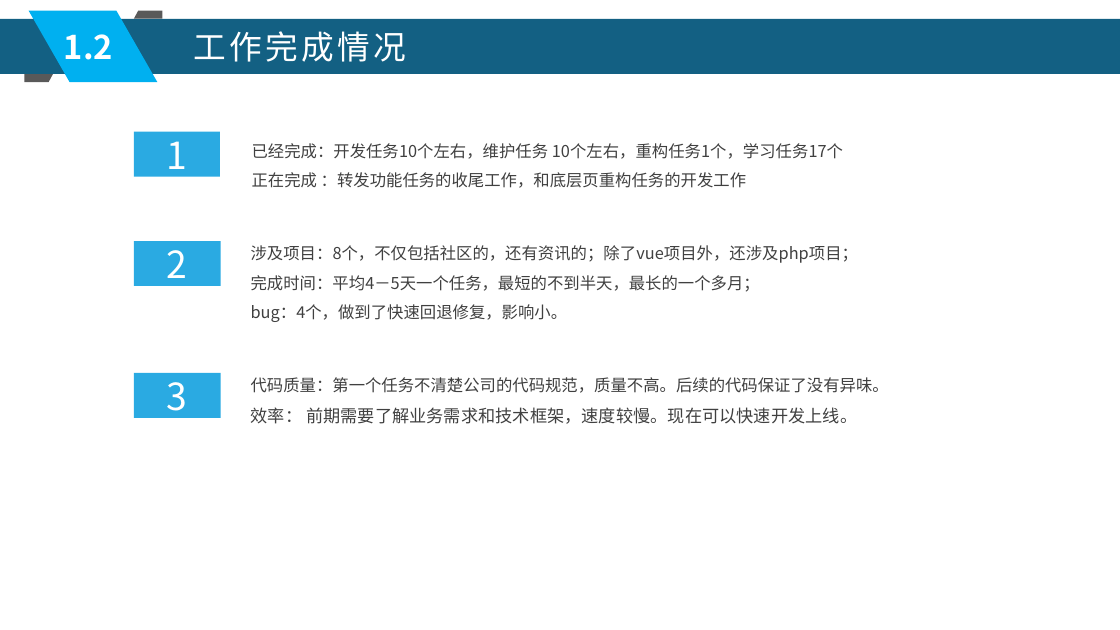
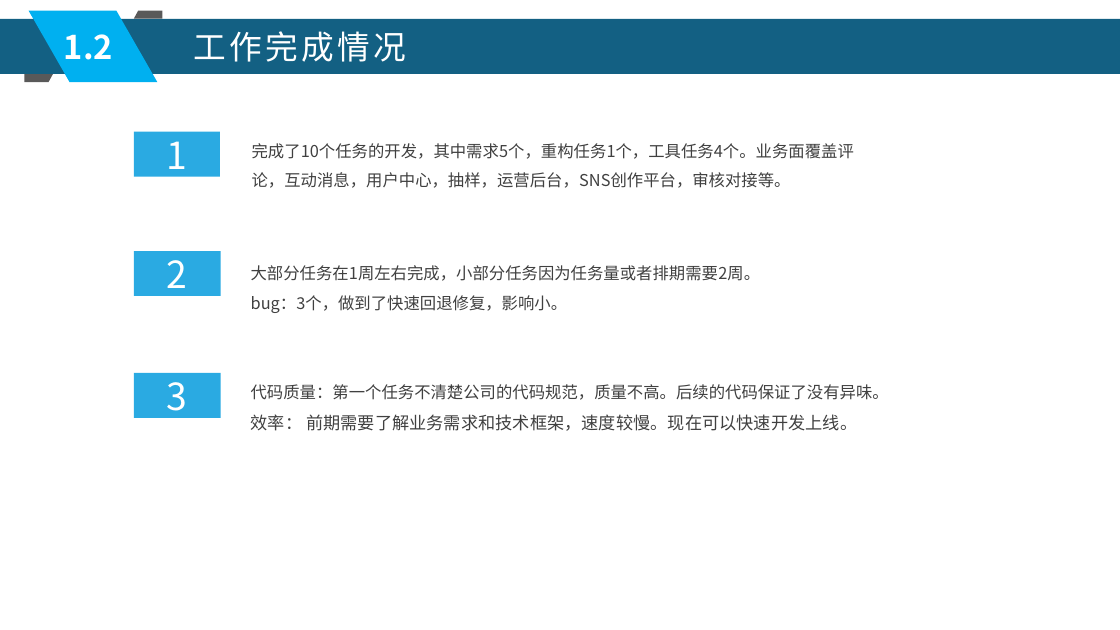
Before and after one commit to xljnc/husky-starter, a slide deck: slide 5 of doc/zzdb.pptx. Drawn at 1120x630 pixels with LibreOffice and Linux fonts; fonts in the diff are those of the drawing. Boxes give left, top, right and bottom in pixels: in the first picture for what was removed or moved away, otherwise in the second. Text is boxed around its words. In the diff, an @@ line names an element or a change of style, - is before the commit and + after.

```diff
--- a/doc/zzdb.pptx
+++ b/doc/zzdb.pptx
@@ text at [252,143,854,188]: text changed @@
-已经完成：开发任务10个左右，维护任务 10个左右，重构任务1个，学习任务17个
-正在完成 ：转发功能任务的收尾工作，和底层页重构任务的开发工作
+完成了10个任务的开发，其中需求5个，重构任务1个，工具任务4个。业务面覆盖评论，互动消息，用户中心，抽样，运营后台，SNS创作平台，审核对接等。
@@ rectangle "2": place and size @@
-rectangle "2" at [134,241,220,286]
+rectangle "2" at [134,251,220,296]
@@ text at [251,265,761,313]: text changed @@
-涉及项目：8个，不仅包括社区的，还有资讯的；除了vue项目外，还涉及php项目；
-完成时间：平均4－5天一个任务，最短的不到半天，最长的一个多月；
-bug：4个，做到了快速回退修复，影响小。
+大部分任务在1周左右完成，小部分任务因为任务量或者排期需要2周。
+bug：3个，做到了快速回退修复，影响小。
@@ text "代码质量：第一个任务不清楚公司的代码规范，质量不高。后续的代码保证了没有异味。": place and size @@
-text "代码质量：第一个任务不清楚公司的代码规范，质量不高。后续的代码保证了没有异味。" at [251,377,889,424]
+text "代码质量：第一个任务不清楚公司的代码规范，质量不高。后续的代码保证了没有异味。" at [251,384,889,431]
```
Also in this commit, not shown: 15 other slides changed.
